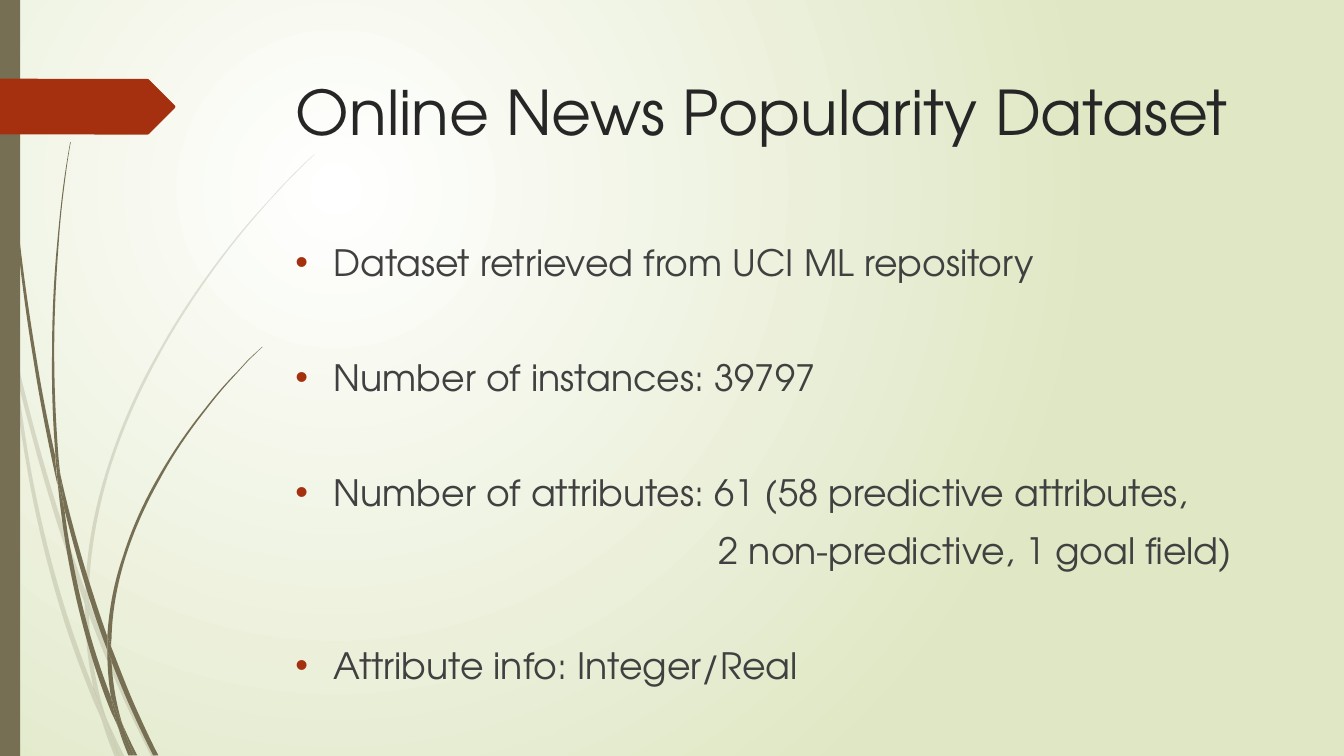
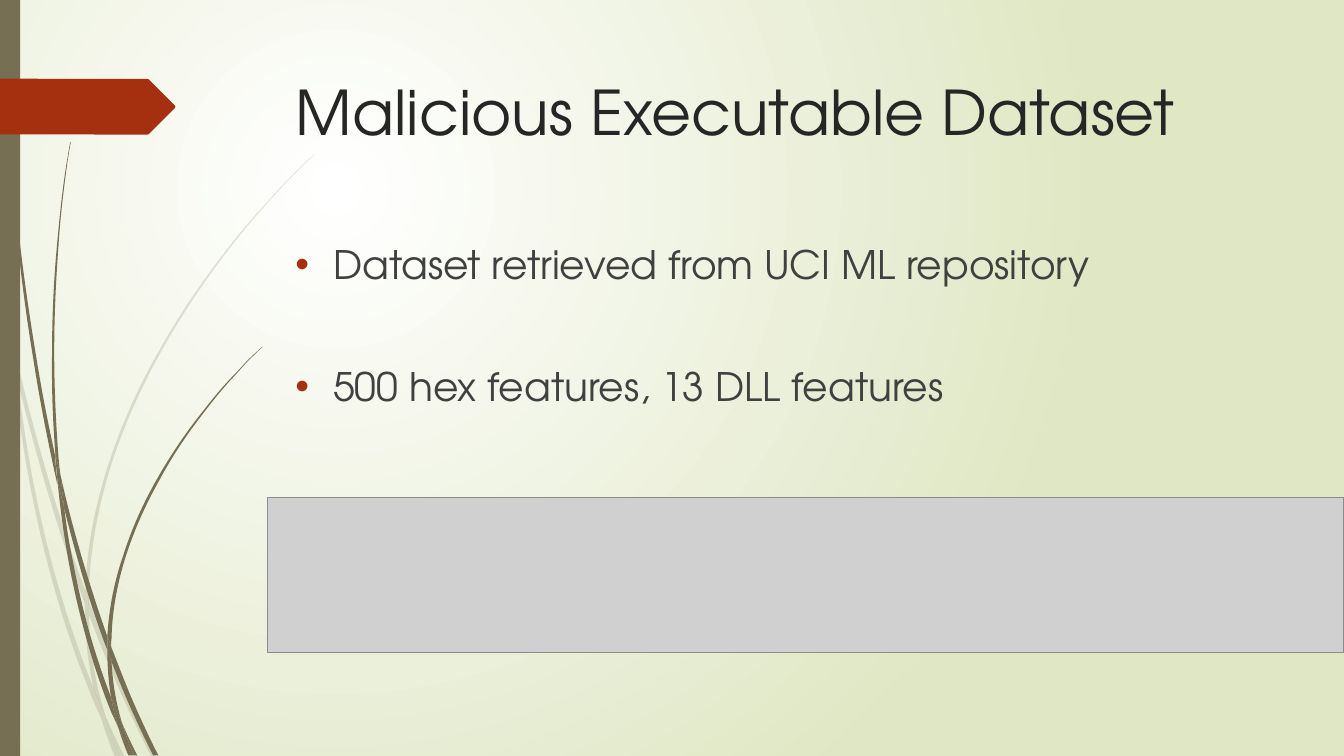
Before and after one commit to XiaokuanOSU/ML-Project, a slide deck: slide 3 of PPTGroup10.pptx. Drawn at 1344x756 pixels with LibreOffice and Linux fonts; fonts in the diff are those of the drawing; grey boxes stand for pictures. Boxes give left, top, right and bottom in pixels: in the first picture for what was removed or moved away, otherwise in the second. Text is boxed around its words. In the diff, an @@ line names an element or a change of style, - is before the commit and + after.

```diff
--- a/PPTGroup10.pptx
+++ b/PPTGroup10.pptx
@@ title at box(296, 89, 1175, 136): text changed @@
-Online News Popularity Dataset
+Malicious Executable Dataset
@@ text at box(333, 249, 1089, 287): size 25.9 to 28 pt in "Dataset retrieved from UCI ML repository" @@
@@ text at box(333, 371, 943, 404): text changed; size 25.9 to 28 pt @@
-• Number of instances: 39797
-• Number of attributes: 61 (58 predictive attributes,
-2 non-predictive, 1 goal field)
-• Attribute info: Integer/Real
+• 500 hex features, 13 DLL features
@@ picture added at box(268, 497, 1344, 652) @@
```
Also in this commit, not shown: 2 other slides changed, 1 slide added, 1 slide removed, 6 other files.
